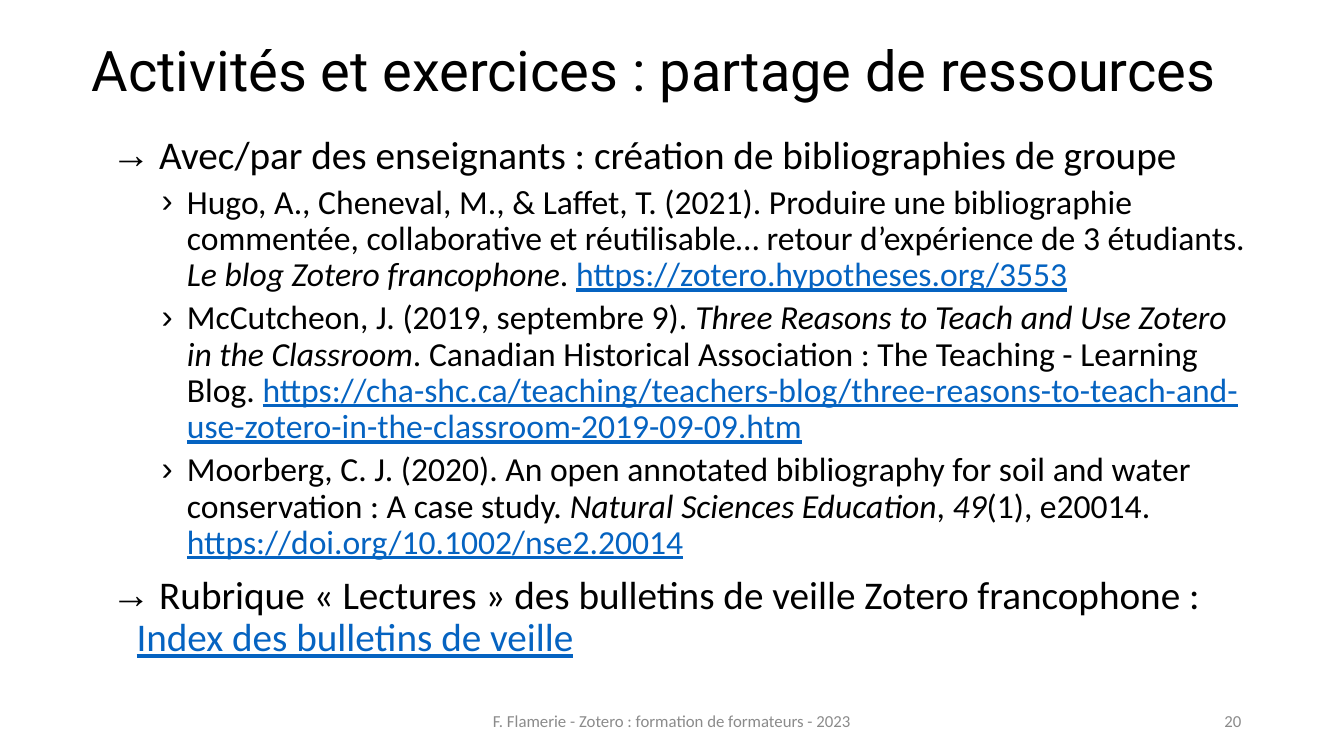
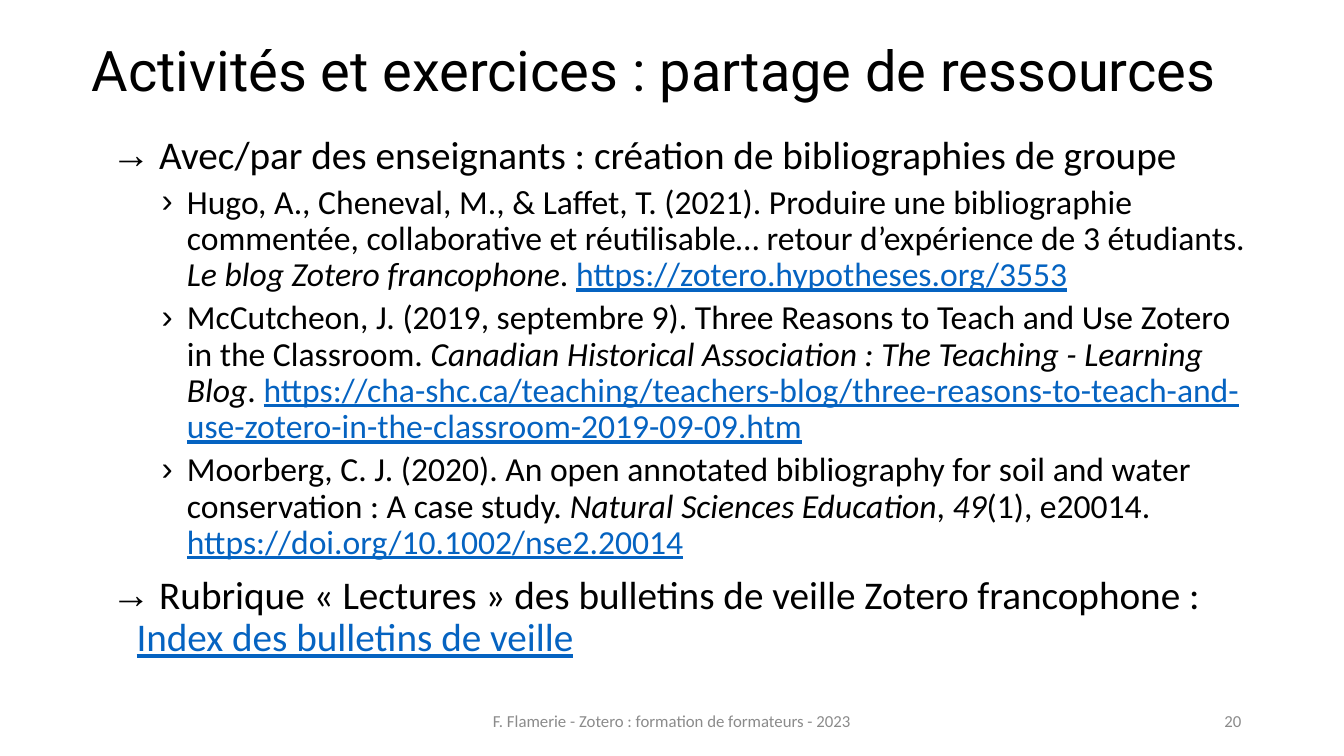
Before and after one commit to fflamerie/zotero_formateurs, a slide deck: slide 20 of docs/zotero_formateurs.pptx. Drawn at 1344x756 pixels with LibreOffice and Linux fonts; fonts in the diff are those of the drawing. Boxes give left, top, right and bottom in pixels: in the first picture for what was removed or moved away, otherwise in the second. Text is boxed around its words. In the diff, an @@ line names an element or a change of style, - is before the commit and + after.

```diff
--- a/docs/zotero_formateurs.pptx
+++ b/docs/zotero_formateurs.pptx
@@ text at bbox=[187, 304, 1239, 444]: italic off in "Three Reasons to Teach and Use Zotero ..."; italic on in "Canadian Historical Association : The Teaching - ..." @@
```
Also in this commit, not shown: 5 other slides changed, 1 other file.
